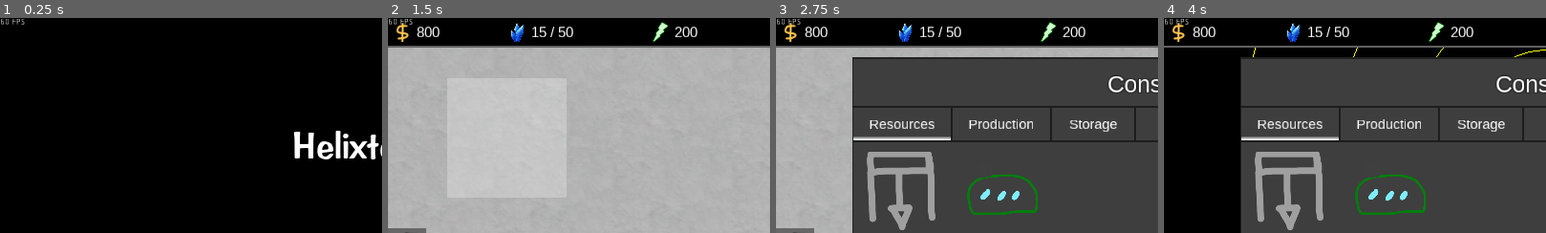
Above: before the commit, frames 1-4 (left to right).
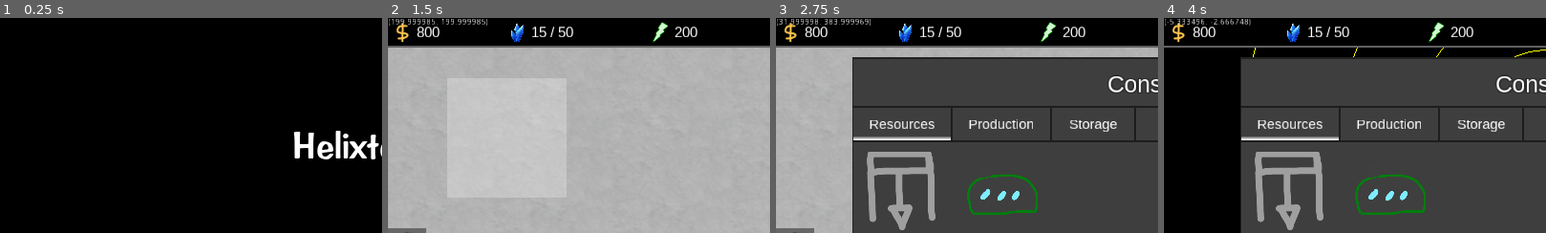
Above: after the commit, the same moments.

Repository: Apple0726/helixteus-3
Game: Godot game, scene res://Scenes/Game.tscn
Same seed, same stepped clock (60 frames per second), same inputs: the game is played once before the commit and once after it.
Inputs (mouse positions are % of the whole screen's width and height, from its top left):
- Up to frame 1 (0.25 s): no input
- Up to frame 2 (1.5 s): click "Play" at 0.5 s; click (16, 28) at 1.27 s
- Up to frame 3 (2.75 s): click (2, 53) at 2 s
- Up to frame 4 (4 s): click (2, 62) at 2.75 s; click (50, 25) at 3.52 s
The pictures show only the part of the screen within x 0-50%, y 0-50%; the shares and areas given below are measured in that part.

The runs differ from the first frame. In frame 1, less than 0.1% of the frame differs, in the area x 0-7%, y 0-4%; in frame 2, 0.4%, in the area x 0-26%, y 0-4%; in frame 3, 0.3%; in frame 4, 0.3%.

Commit message:
Galaxy generation

Diff:
--- a/Scenes/Galaxy.tscn
+++ b/Scenes/Galaxy.tscn
@@ -14,7 +14,6 @@
 glow_bicubic_upscale = true
 
 [node name="Galaxy" type="Node2D"]
-modulate = Color( 2, 2, 2, 1 )
 script = ExtResource( 1 )
 
 [node name="WorldEnvironment" type="WorldEnvironment" parent="."]
--- a/Scripts/Game.gd
+++ b/Scripts/Game.gd
@@ -37,7 +37,7 @@
 var energy = 200
 
 #Stores information of all objects discovered
-var galaxy_data = [{"id":0, "name":"Milky Way", "pos":Vector2.ZERO, "diff":1, "discovered":false, "parent":0, "system_num":3000, "systems":[], "view":{"pos":Vector2(640, 360), "zoom":0.3}}]
+var galaxy_data = [{"id":0, "name":"Milky Way", "pos":Vector2.ZERO, "diff":1, "discovered":false, "parent":0, "system_num":1000, "systems":[], "view":{"pos":Vector2(640, 360), "zoom":0.3}}]
 var system_data = [{"id":0, "name":"Solar system", "pos":Vector2.ZERO, "diff":1, "discovered":false, "parent":0, "plane …(197 unchanged characters)…
 var planet_data = []
 var tile_data = []
@@ -151,6 +151,7 @@
 		loading.position = Vector2(640, 360)
 		self.add_child(loading)
 		loading.name = "Loading"
+		gc_remaining = floor(pow(galaxy_data[c_g]["system_num"], 0.8) / 250.0)
 		generate_system_part()
 	else:
 		view.add_obj("Galaxy", galaxy_data[c_g]["view"]["pos"], galaxy_data[c_g]["view"]["zoom"])
@@ -235,6 +236,13 @@
 var max_outer_radius = 0
 var min_dist_from_center = 0
 var max_dist_from_center = 0
+
+#For globular cluster generation
+var gc_remaining = 0
+var gc_stars_remaining = 0
+var gc_center = Vector2.ZERO
+var gc_offset = 0
+
 func sort_shapes (a, b):
 	if a["outer_radius"] < b["outer_radius"]:
 		return true
@@ -251,7 +259,6 @@
 	#They have low metallicity
 
 	#Open clusters are
-
 
 	var sys_num_to_load = min(500, system_num)
 	var progress = 1 - (system_num - sys_num_to_load) / float(total_sys_num)
@@ -373,26 +380,36 @@
 		s_i["planet_num"] = planet_num
 		s_i["view"] = {"pos":Vector2(640, 360), "zoom":0.5 / combined_star_size}
 
+		#Collision detection
 		var radius = 320 * pow(biggest_star_size / SYSTEM_SCALE_DIV, 0.3)
 		var circle
 		var pos
-		#Collision detection
 		var colliding = true
 		var N = star_shapes.size()
 		if N >= total_sys_num / 8:
 			star_shapes.sort_custom(self, "sort_shapes")
 			star_shapes = star_shapes.slice(int((N - 1) * 0.9), N - 1)
 			min_dist_from_center = star_shapes[0]["outer_radius"]
-		if min_dist_from_center == 0:
-			max_dist_from_center = 6000
-		else:
-			max_dist_from_center = min_dist_from_center * 1.5
+			if gc_remaining > 0 and gc_offset > 4:
+				gc_remaining -= 1
+				gc_stars_remaining = total_sys_num / 10
+				max_dist_from_center = 100
+				gc_center = polar2cartesian(rand_range(min_dist_from_center, min_dist_from_center * 1.5), rand_range(0, 2 * PI))
+				print(gc_center)
+			gc_offset += 1
+		if gc_stars_remaining > 0:
+			if min_dist_from_center == 0:
+				max_dist_from_center = 6000
+			else:
+				max_dist_from_center = min_dist_from_center * 1.5
 		var outer_radius
 		var radius_increase_counter = 0
 		while colliding:
 			colliding = false
-			var dist_from_center = rand_range(min_dist_from_center + radius, max_dist_from_center)
-			pos = polar2cartesian(dist_from_center, rand_range(0, 2 * PI))
+			var dist_from_center = rand_range(0, max_dist_from_center)
+			if gc_stars_remaining == 0:
+				dist_from_center = rand_range(min_dist_from_center + radius, max_dist_from_center)
+			pos = polar2cartesian(dist_from_center, rand_range(0, 2 * PI)) + gc_center
 			outer_radius = radius + dist_from_center
 			circle = {"pos":pos, "radius":radius, "outer_radius":outer_radius}
 			for star_shape in star_shapes:
@@ -405,6 +422,8 @@
 					break
 		if outer_radius > max_outer_radius:
 			max_outer_radius = outer_radius
+		if gc_stars_remaining > 0:
+			gc_stars_remaining -= 1
 		s_i["pos"] = pos
 		star_shapes.append(circle)
 		var s_id = system_data.size()
@@ -525,8 +544,8 @@
 	return n * pow(10, e)
 
 func _process(delta):
-	if delta != 0:
-		$FPS.text = String(round(1 / delta)) + " FPS"
+	#if delta != 0:
+		#$FPS.text = String(round(1 / delta)) + " FPS"
 	if HUD:
 		$HUD/ColorRect/MoneyText.text = String(money)
 		$HUD/ColorRect/MineralsText.text = String(minerals) + " / " + String(mineral_capacity)
--- a/Scripts/View.gd
+++ b/Scripts/View.gd
@@ -89,6 +89,7 @@
 			move_and_collide(drag_delta)
 			drag_position = event.position
 		mouse_position = event.position
+		get_node("../FPS").text = String(to_local(mouse_position))
 
 #Zooming code
 func _zoom_at_point(zoom_change):
--- a/project.godot
+++ b/project.godot
@@ -103,6 +103,11 @@
 "events": [ Object(InputEventKey,"resource_local_to_scene":false,"resource_name":"","device":0,"alt":false,"shift":false,"control":false,"meta":false,"command":false,"pressed":false,"scancode":86,"unicode":0,"echo":false,"script":null)
  ]
 }
+change_view={
+"deadzone": 0.5,
+"events": [ Object(InputEventKey,"resource_local_to_scene":false,"resource_name":"","device":0,"alt":false,"shift":false,"control":false,"meta":false,"command":false,"pressed":false,"scancode":90,"unicode":0,"echo":false,"script":null)
+ ]
+}
 
 [memory]
 
Binary file changed: Graphics/Stars/Star.png
